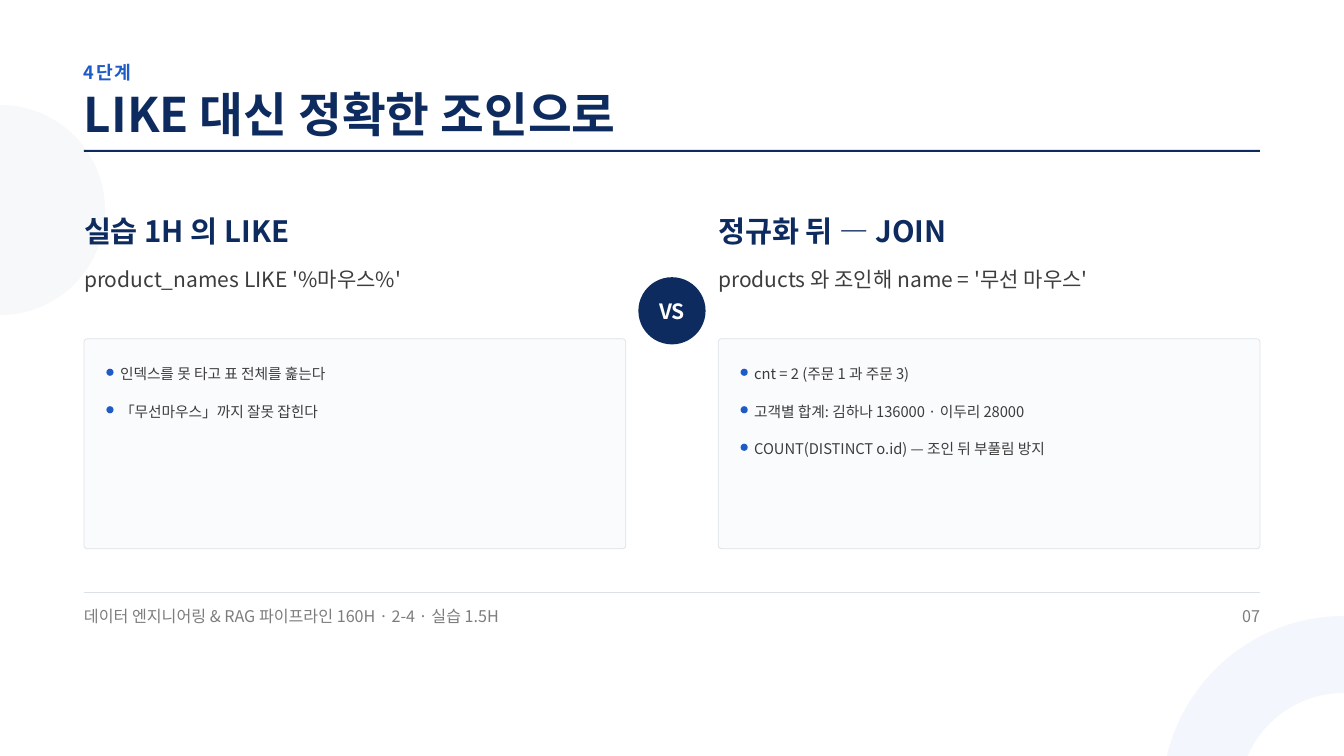
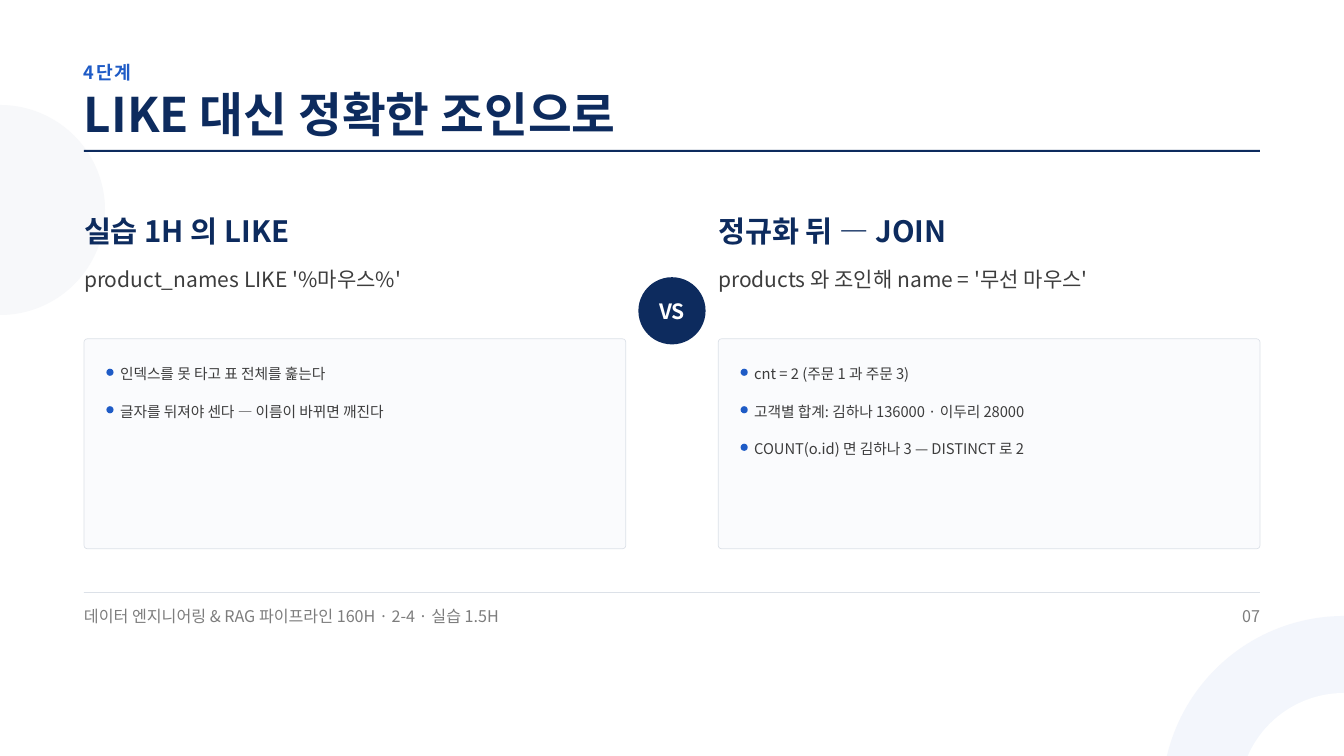
Before and after one commit to aebonlee/materials, a slide deck: slide 7 of data-eng/decks/w2d4s3.pptx. Drawn at 1344x756 pixels with LibreOffice and Linux fonts; fonts in the diff are those of the drawing. Boxes give left, top, right and bottom in pixels: in the first picture for what was removed or moved away, otherwise in the second. Text is boxed around its words. In the diff, an @@ line names an element or a change of style, - is before the commit and + after.

```diff
--- a/data-eng/decks/w2d4s3.pptx
+++ b/data-eng/decks/w2d4s3.pptx
@@ text at <box>120,405,384,418</box>: text changed @@
-「무선마우스」까지 잘못 잡힌다
+글자를 뒤져야 센다 — 이름이 바뀌면 깨진다
@@ text at <box>754,442,1024,457</box>: text changed @@
-COUNT(DISTINCT o.id) — 조인 뒤 부풀림 방지
+COUNT(o.id) 면 김하나 3 — DISTINCT 로 2
```
Also in this commit, not shown: 6 other slides changed, 11 other files.
